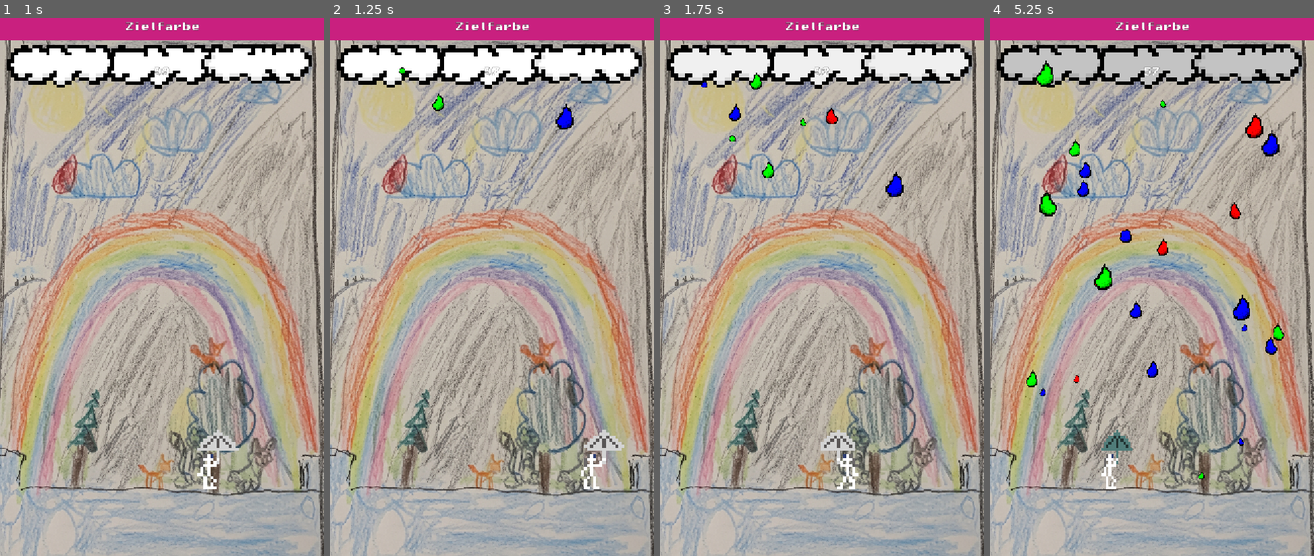
Above: before the commit, frames 1-4 (left to right).
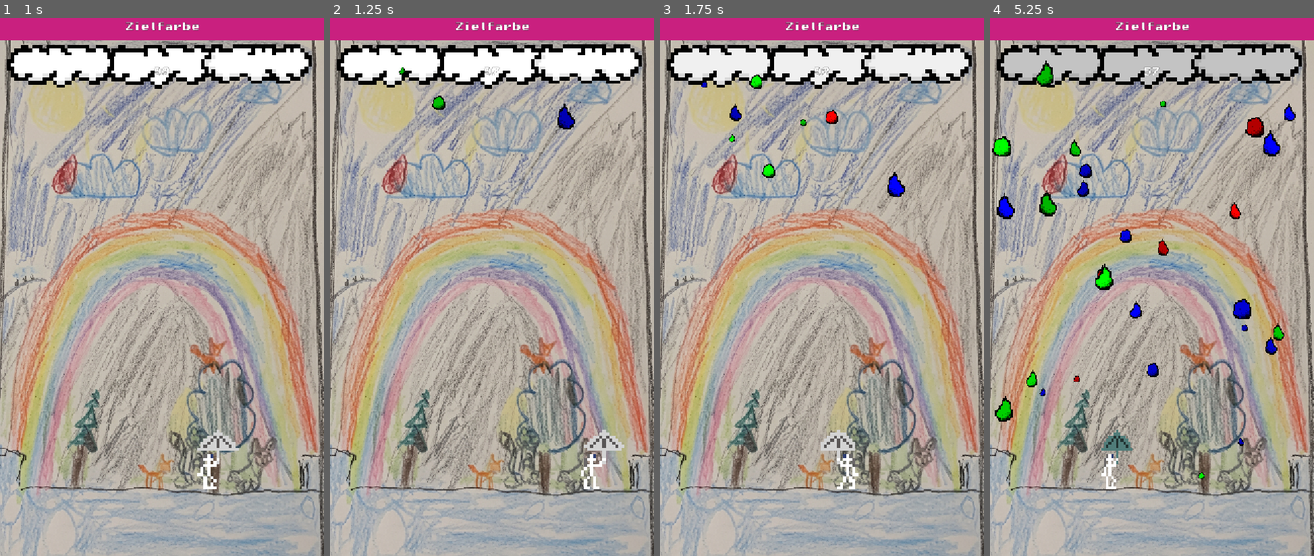
Above: after the commit, the same moments.

Repository: Gellardo/gamejam-farbe-bekennen
Game: Godot game, scene res://game.tscn
Same seed, same stepped clock (60 frames per second), same inputs: the game is played once before the commit and once after it. The engine's default icon, where the game draws it, is replaced by a stand-in: a white triangle on a blue panel in a dark square.
Inputs (mouse positions are in pixels of both pictures, inside the frame that each line leads up to):
- Up to frame 1 (1 s): tap Enter at 0.5 s; move the mouse to (233, 260) at 0.52 s; hold Right (right) from 0.53 s (still down); click (233, 260) at 0.67 s
- Up to frame 2 (1.25 s): keep holding Right (right)
- Up to frame 3 (1.75 s): release Right (right) at 1.25 s; drag from (757, 313) to (818, 71) at 1.27 s
- Up to frame 4 (5.25 s): move the mouse to (1184, 168) at 2.02 s; hold Right (right) 2.03-2.75 s; drag from (1135, 394) to (1226, 324) at 2.77 s; move the mouse to (1249, 367) at 3.52 s; hold Left (left) 3.53-4.25 s; drag from (1054, 206) to (1161, 459) at 4.27 s; move the mouse to (1168, 287) at 5.02 s; hold Left (left) from 5.03 s (still down); click (1168, 287) at 5.17 s

Frame 1 is identical in both runs. In frame 2, 0.3% of the frame differs, in the area x 21-76%, y 9-21%; in frame 3, 0.4%; in frame 4, 1.9%, in the area x 0-95%, y 8-86%.

Commit message:
Add shader for drop sparkle, fix some runtime errors

Diff:
--- a/cloud.tscn
+++ b/cloud.tscn
@@ -24,7 +24,7 @@
 [node name="AudioStreamPlayer" type="AudioStreamPlayer" parent="." unique_id=1356190495]
 script = ExtResource("3_sytix")
 rain_intensity = 0.5
-droplet_volume = 0.2
+droplet_volume = 0.15
 drops_per_second = 20.0
 
 [node name="Timer" type="Timer" parent="." unique_id=770411149]
--- a/game.tscn
+++ b/game.tscn
@@ -12,10 +12,10 @@
 distance = -1136.0
 
 [sub_resource type="RectangleShape2D" id="RectangleShape2D_fc0e3"]
-size = Vector2(234.5, 1246)
+size = Vector2(234.5, 272)
 
 [sub_resource type="RectangleShape2D" id="RectangleShape2D_7jktm"]
-size = Vector2(127, 1249)
+size = Vector2(127, 246)
 
 [sub_resource type="LabelSettings" id="LabelSettings_6lhik"]
 font_size = 20
@@ -52,24 +52,24 @@
 visible = false
 
 [node name="CollisionShape2D" type="CollisionShape2D" parent="Background2/LeftWall" unique_id=299336342]
-position = Vector2(-71.25, 600)
+position = Vector2(-71.25, 1087)
 shape = SubResource("RectangleShape2D_fc0e3")
 
 [node name="Sprite2D" type="Sprite2D" parent="Background2/LeftWall" unique_id=1552600545]
-position = Vector2(-72.5, 604)
-scale = Vector2(1.8203125, 9.75)
+position = Vector2(-72.5, 1097)
+scale = Vector2(1.8203125, 2.0468748)
 texture = ExtResource("3_feb5d")
 
 [node name="RightWall" type="StaticBody2D" parent="Background2" unique_id=625722766]
 visible = false
 
 [node name="CollisionShape2D" type="CollisionShape2D" parent="Background2/RightWall" unique_id=427792333]
-position = Vector2(736.5, 596.5)
+position = Vector2(736.5, 1098)
 shape = SubResource("RectangleShape2D_7jktm")
 
 [node name="Sprite2D" type="Sprite2D" parent="Background2/RightWall" unique_id=1874843985]
-position = Vector2(738.5, 604.99994)
-scale = Vector2(0.9765628, 9.765626)
+position = Vector2(738.5, 1100.5)
+scale = Vector2(0.9765628, 2.0234375)
 texture = ExtResource("3_feb5d")
 
 [node name="Cloud" parent="." unique_id=281911265 instance=ExtResource("3_fc0e3")]
--- /dev/null
+++ b/scripts/drop.gdshader
@@ -0,0 +1,17 @@
+shader_type canvas_item;
+
+// 'instance uniform' gives each node its own value on the same shared material
+instance uniform float phase_offset = 0.0;
+
+uniform float pulse_speed : hint_range(0.1, 30.0) = 16.755;
+uniform float min_brightness : hint_range(0.0, 1.0) = 0.8;
+uniform float max_brightness : hint_range(1.0, 3.0) = 1.4;
+
+void fragment() {
+    vec4 tex_color = texture(TEXTURE, UV);
+
+    float wave = 0.5 + 0.5 * sin(TIME * pulse_speed + phase_offset);
+    float brightness = mix(min_brightness, max_brightness, wave);
+
+    COLOR = vec4(tex_color.rgb * brightness * COLOR.rgb, tex_color.a * COLOR.a);
+}
--- a/scripts/player.gd
+++ b/scripts/player.gd
@@ -6,7 +6,6 @@
 
 @onready var visuals = $Visuals
 @onready var umbrella = $Visuals/SpriteUmbrella
-@onready var dynamic_umbrella = $Area2D/CollisionPolygon2D
 
 var touch_target_x = 0.0
 var is_touching = false
@@ -38,8 +37,6 @@
 
 func _ready() -> void:
     umbrella.modulate = current_color
-    if dynamic_umbrella:
-        dynamic_umbrella.shape = dynamic_umbrella.shape.duplicate()
 
 func _physics_process(delta: float) -> void:
 
--- a/scripts/rain_player.gd
+++ b/scripts/rain_player.gd
@@ -29,7 +29,7 @@
 
     var stream_gen := AudioStreamGenerator.new()
     stream_gen.mix_rate = sample_rate
-    stream_gen.buffer_length = 0.1
+    stream_gen.buffer_length = 0.2
     stream = stream_gen
 
     for i in range(MAX_CONCURRENT_DROPS):
--- a/scripts/tropfen.gd
+++ b/scripts/tropfen.gd
@@ -12,8 +12,9 @@
     # Connect signals (or connect them via the Node dock)
     area_entered.connect(_on_area_entered)
     body_entered.connect(_on_body_entered)
-    sprite.frame = randi_range(0,sprite.hframes)
+    sprite.frame = randi_range(0,sprite.hframes-1)
     sprite.modulate = color
+    sprite.set_instance_shader_parameter("phase_offset", randf() * TAU)
     _resize(size)
 
 # Clean setup function to call right after instantiating
--- a/tropfen.tscn
+++ b/tropfen.tscn
@@ -1,7 +1,14 @@
 [gd_scene format=3 uid="uid://vmorvl1iwn58"]
 
 [ext_resource type="Script" uid="uid://bgkd7b2sqrxnf" path="res://scripts/tropfen.gd" id="1_vjvvs"]
+[ext_resource type="Shader" uid="uid://cqcaqyqsioem5" path="res://scripts/drop.gdshader" id="2_5ncwy"]
 [ext_resource type="Texture2D" uid="uid://d4gfi46euevle" path="res://assets/Tropfen.png" id="2_vjvvs"]
+
+[sub_resource type="ShaderMaterial" id="ShaderMaterial_hqtel"]
+shader = ExtResource("2_5ncwy")
+shader_parameter/pulse_speed = 4.505000210727619
+shader_parameter/min_brightness = 0.70000003325
+shader_parameter/max_brightness = 1.2000000095
 
 [sub_resource type="CapsuleShape2D" id="CapsuleShape2D_6lhik"]
 height = 26.0
@@ -10,6 +17,7 @@
 script = ExtResource("1_vjvvs")
 
 [node name="Sprite2D" type="Sprite2D" parent="." unique_id=1022797635]
+material = SubResource("ShaderMaterial_hqtel")
 position = Vector2(0.5000005, -0.49999928)
 scale = Vector2(1.4687499, 1.65625)
 texture = ExtResource("2_vjvvs")
Not shown, added: scripts/drop.gdshader.uid
